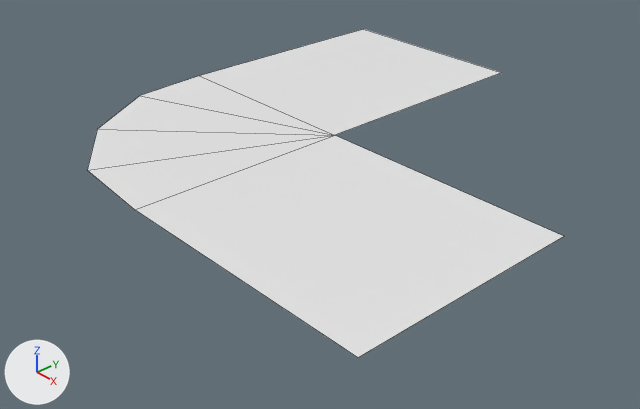
What one commit did to the Blender file Assets/Meshes/CircuitElements/WireDownLeftCorner.blend.
Before and after are seen from a 50 mm lens placed at (0.92, -0.575, 0.468), pointed at (0.169, 0.107, -0.079). The lights are fixed; the arrows at lower left show +X, +Y and +Z. Mesh edges are drawn as thin lines.

Script lines for the objects in view, before the commit:
```python
me_plane = bpy.data.meshes.new('Plane')
me_plane.from_pydata(...)  # 16 vertices, 6 faces; spans x -0.15..0.5, y -0.15..0.5, z -0.001..0.0
# before: 6 (0.15, -0.15, 0.0) at pixel (134, 209), 9 (0.15, 0.15, 0.0) at pixel (334, 135), 14 (0.026, -0.139, 0.0) at pixel (87, 170), 15 (0.15, 0.15, 0.0) at pixel (334, 135)
ob_plane = bpy.data.objects.new('Plane', me_plane)
ob_plane.location = (0.0, 0.0, 0.0)
```
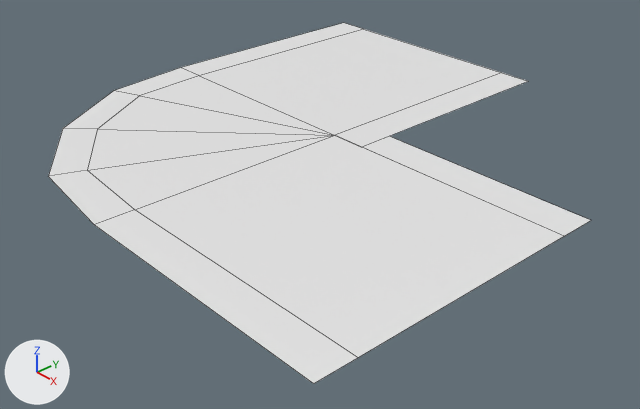
Where the change shows, as pixel boxes [x1, y1, x2, y2] in the pictures (640 x 409 px; the box of a moved part takes in the faces that stretch with it):
```json
{"object": "Plane.001", "change": "added", "after": [48, 23, 591, 384]}
{"part": 1, "of": "me_plane", "change": "moved or reshaped", "before": [88, 135, 334, 210], "after": [88, 135, 334, 210]}
```

The change, as JSON lines over the scene's bpy script:
```json
{"block": "me_plane", "where": "me_plane.from_pydata(...)  # 16 vertices, 6 faces; spans x -0.15..0.5, y -0.15..0.5, z -0.001..0.0"}
{"block": "me_plane", "where": "# used by ob_plane; location = (0.0, 0.0, 0.0)"}
{"block": "me_plane", "where": "# verts and faces of me_plane; kept vertices keep their numbers, new ones are numbered from 16"}
{"block": "me_plane", "change": "me_plane part 1"}
{"op": "add", "block": "me_plane", "code": "delete_faces([(6, 14, 15, 9)])"}
{"op": "add", "block": "me_plane", "code": "verts[16] = (0.15, 0.15, 0.0)  # pixel (334, 135)"}
{"op": "add", "block": "me_plane", "code": "faces += [(6, 14, 15, 16)]"}
{"op": "add", "block": "me_plane_001", "code": ["me_plane_001 = bpy.data.meshes.new('Plane.001')", "me_plane_001.from_pydata([(-0.15, 0.5, 0.0), (0.15, 0.5, 0.0), (-0.15, 0.15, 0.0), (0.15, 0.15, 0.0), (0.5, 0.15, 0.0), (0.5, -0.15, 0.0), (0.15, -0.15, 0.0), (-0.14, 0.038, 0.0), (-0.074, -0.068, 0.0), (0.026, -0.139, 0.0), (0.2, 0.5, 0.0), (0.2, 0.15, 0.0), (-0.2, 0.5, 0.0), (-0.2, 0.15, 0.0), (-0.182, 0.021, 0.0), (-0.107, -0.101, 0.0), (0.5, -0.2, 0.0), (0.15, -0.2, 0.0), (0.011, -0.182, 0.0), (0.5, 0.2, 0.0), (0.2, 0.2, 0.0), (0.2, 0.15, 0.0)], [], [(3, 1, 10, 11), (7, 8, 15, 14), (2, 7, 14, 13), (0, 2, 13, 12), (9, 6, 17, 18), (6, 5, 16, 17), (4, 21, 20, 19), (8, 9, 18, 15)])"]}
{"op": "add", "block": "ob_plane_001", "code": ["ob_plane_001 = bpy.data.objects.new('Plane.001', me_plane_001)", "ob_plane_001.location = (0.0, 0.0, 0.0)"]}
```
